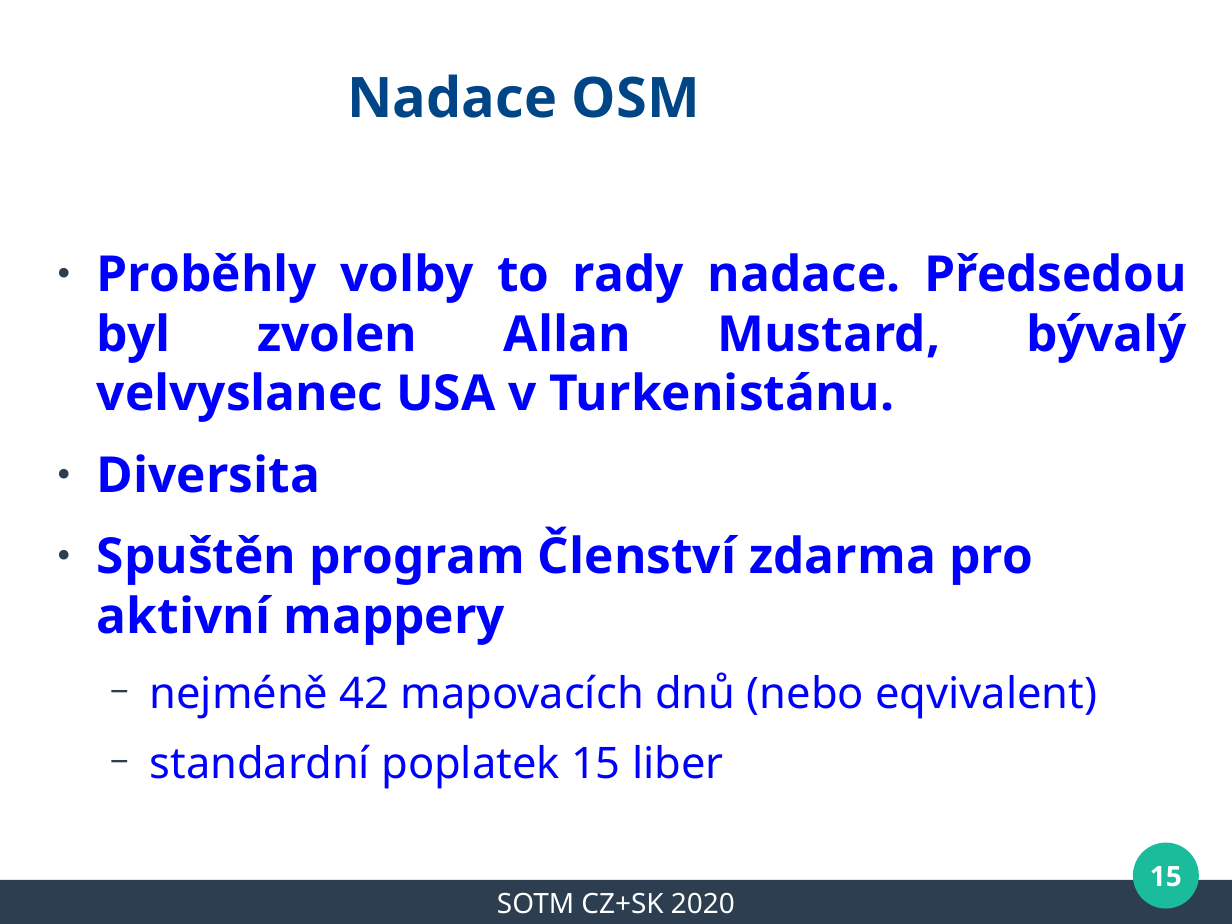
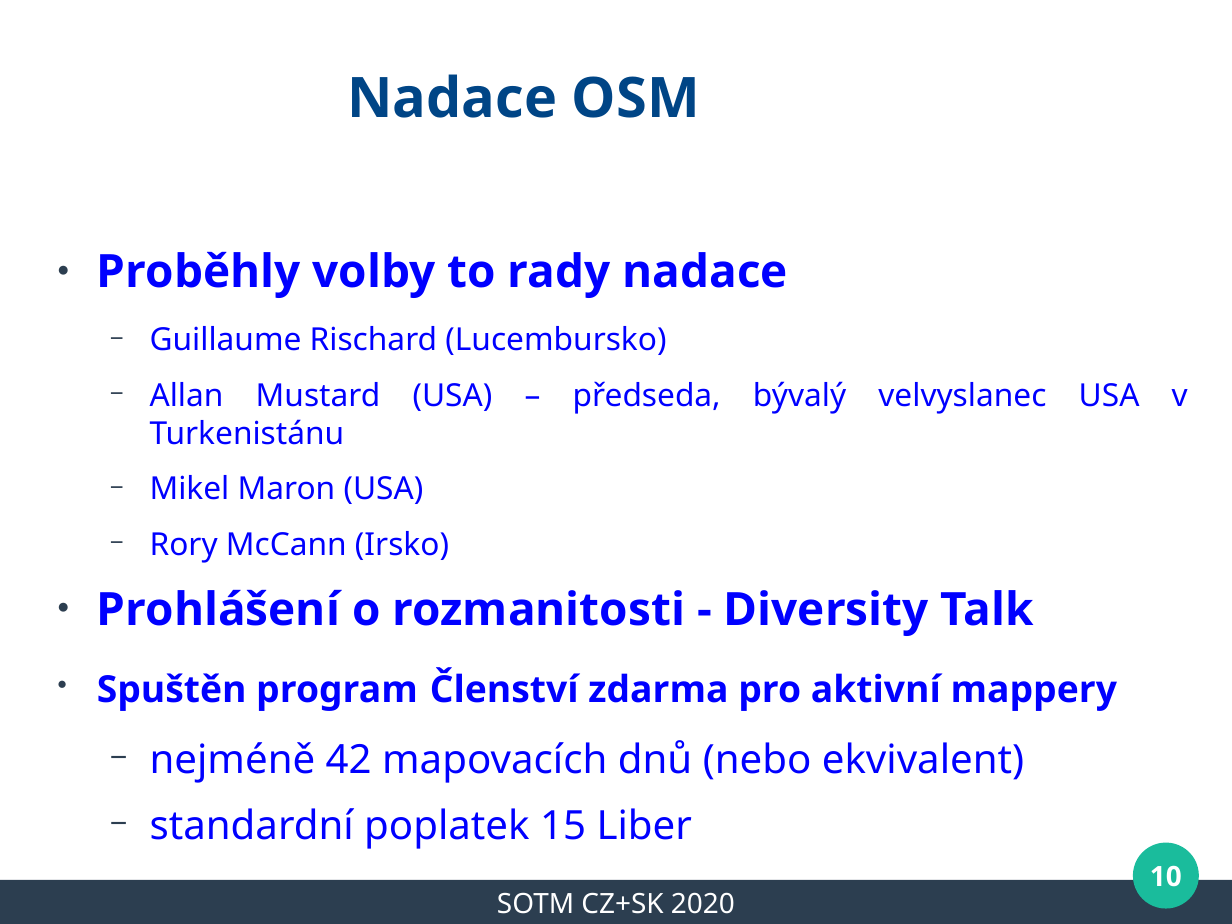
Before and after one commit to mkyral/osm, a slide deck: slide 10 of prezentace/SOTM_CZ_2020/mkyral_WeeklyOSM_2020.odp (slide 15 before the commit). Drawn at 1232x924 pixels with LibreOffice and Linux fonts; fonts in the diff are those of the drawing; background and template pictures are left out. Boxes give left, top, right and bottom in pixels: in the first picture for what was removed or moved away, otherwise in the second. Text is boxed around its words. In the diff, an @@ line names an element or a change of style, - is before the commit and + after.

```diff
--- a/prezentace/SOTM_CZ_2020/mkyral_WeeklyOSM_2020.odp
+++ b/prezentace/SOTM_CZ_2020/mkyral_WeeklyOSM_2020.odp
@@ text at (x1=97, y1=251, x2=1034, y2=636): text changed; size 32 to 20.4 pt; bold off @@
-● Proběhly volby to rady nadace. Předsedou byl zvolen Allan Mustard, bývalý velvyslanec USA v Turkenistánu.
-● Diversita
+● Proběhly volby to rady nadace
+  − Guillaume Rischard (Lucembursko)
+  − Allan Mustard (USA) – předseda, bývalý velvyslanec USA v Turkenistánu
+  − Mikel Maron (USA)
+  − Rory McCann (Irsko)
+● Prohlášení o rozmanitosti - Diversity Talk
@@ text at (x1=97, y1=667, x2=1117, y2=711): size 32 to 24.1 pt in "Spuštěn program Členství zdarma pro aktivní mappery" @@
@@ text at (x1=150, y1=740, x2=1024, y2=849): text changed; size 28 to 25.9 pt @@
-  − nejméně 42 mapovacích dnů (nebo eqvivalent)
-  − standardní poplatek 15 liber
+  − nejméně 42 mapovacích dnů (nebo ekvivalent)
+  − standardní poplatek 15 Liber
@@ page number at (x1=1150, y1=865, x2=1182, y2=887): text changed @@
-15
+10
```
Also in this commit, not shown: 7 other slides changed, 3 slides added, 1 slide removed.
